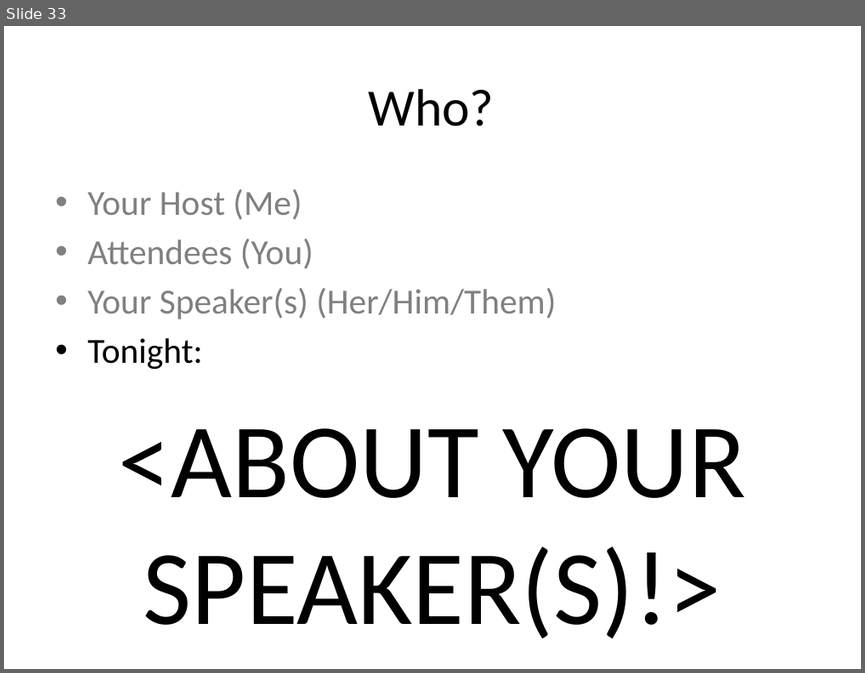
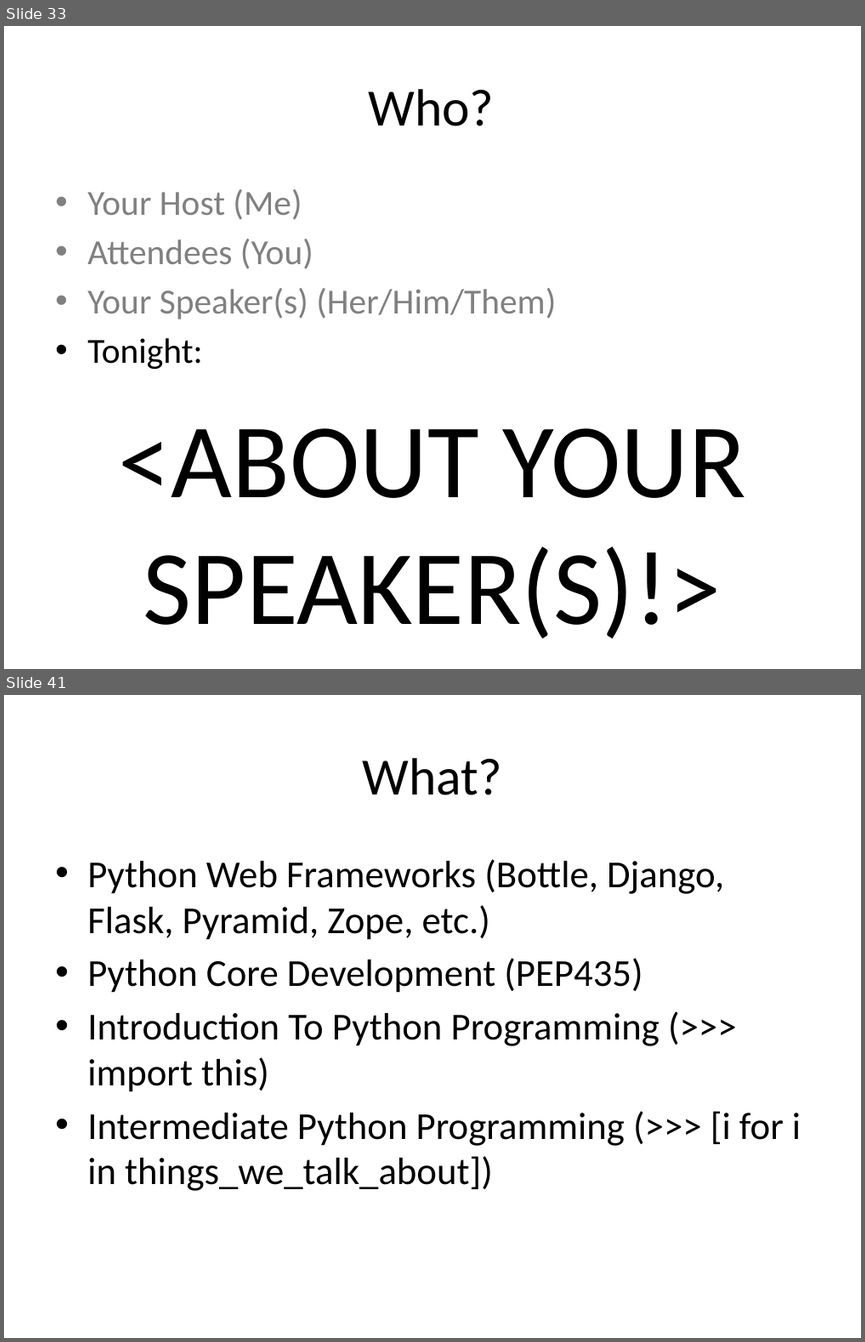
Before and after one commit to DCPython/generic-meetup-slides, a slide deck: DC Python Generic Meetup Slides.pptx. Shown one above the other, each under a label of ours: slide 33 before the commit, slides 33 and 41 after it; the slides between them are not shown. The pictures are 865x673 and 865x1342 pixels, drawn with LibreOffice and Linux fonts; fonts in the diff are those of the drawing. Boxes give left, top, right and bottom in pixels: in the first picture for what was removed or moved away, otherwise in the second. Text is boxed around its words. In the diff, an @@ line names an element or a change of style, - is before the commit and + after.

Commit message:
Save

```diff
--- a/DC Python Generic Meetup Slides.pptx
+++ b/DC Python Generic Meetup Slides.pptx
@@ slide 41 added at box(4, 695, 861, 1338), background #FFFFFF @@
@@ title added at box(362, 758, 502, 795), 44 pt, text #000000 @@
+What?
@@ text added at box(87, 859, 800, 1191), 32 pt, text #000000 @@
+• Python Web Frameworks (Bottle, Django, Flask, Pyramid, Zope, etc.)
+• Python Core Development (PEP435)
+• Introduction To Python Programming (>>> import this)
+• Intermediate Python Programming (>>> [i for i in things_we_talk_about])
```
Also in this commit, not shown: 13 other slides added.
